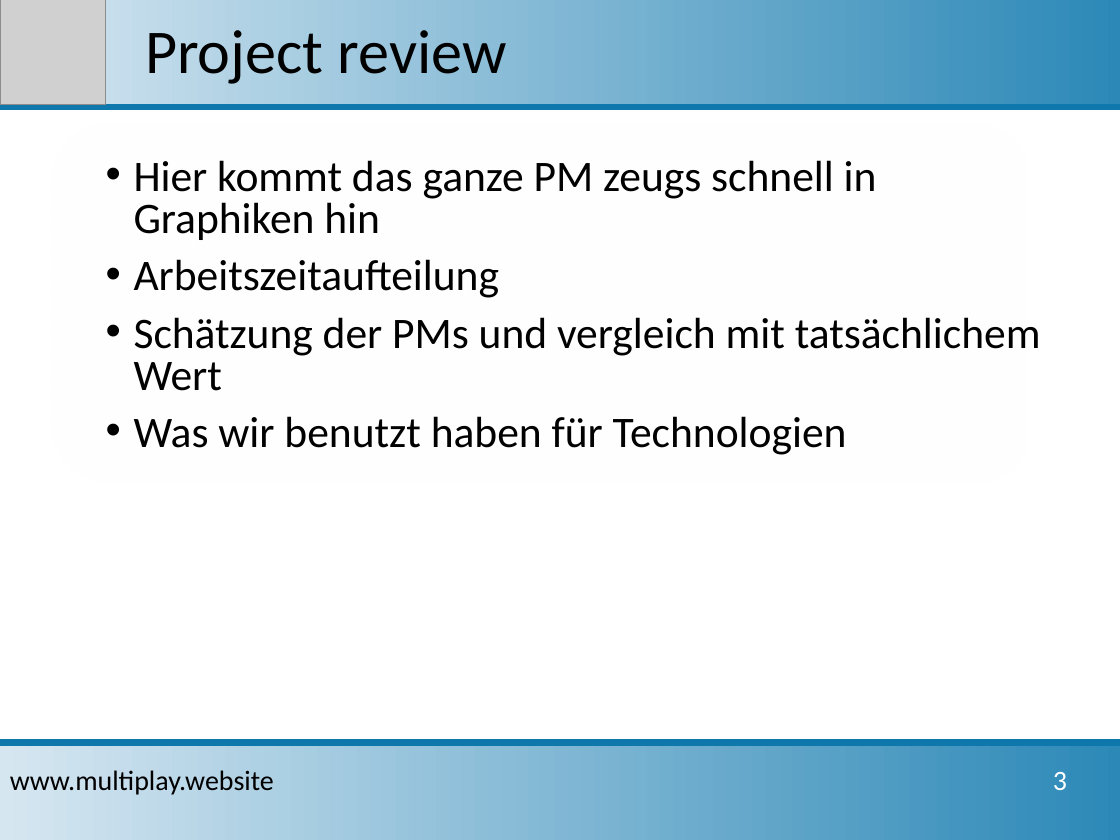
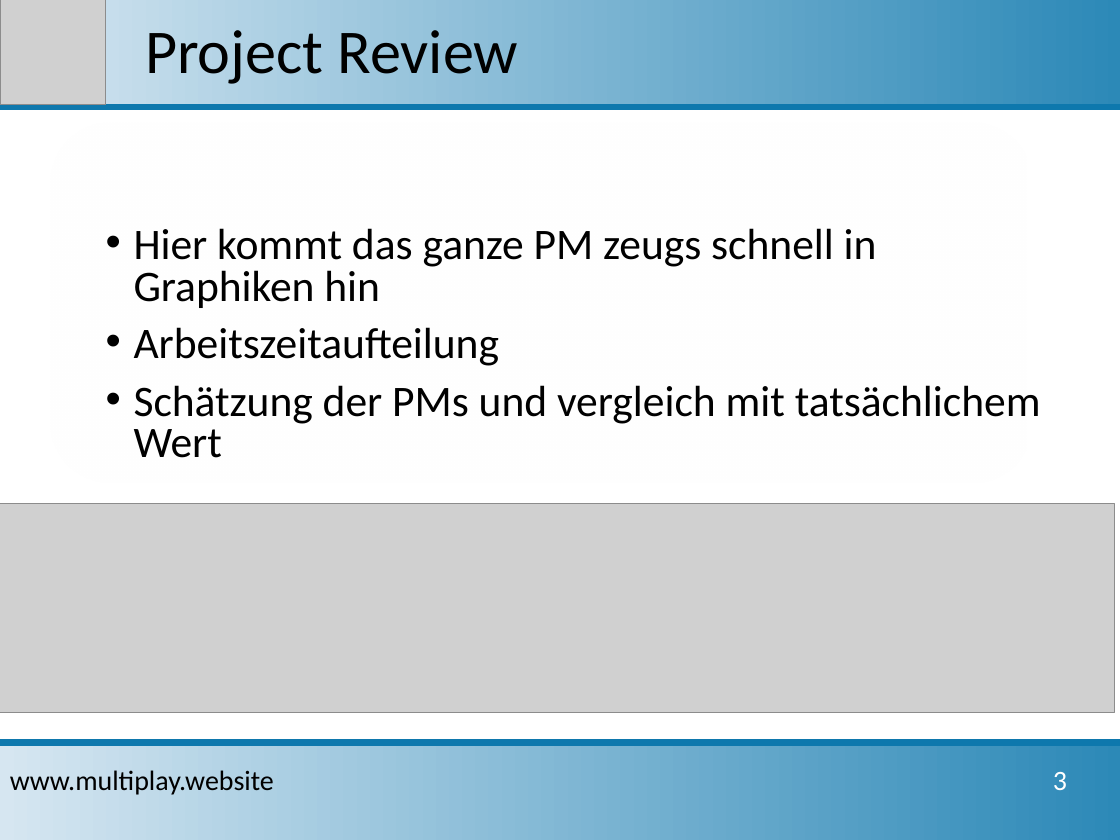
Before and after one commit to sbrinnich/MultiPlay, a slide deck: slide 5 of doc/Projektpraesentation_2017-01-23.pptx (slide 4 before the commit). Drawn at 1120x840 pixels with LibreOffice and Linux fonts; fonts in the diff are those of the drawing; grey boxes stand for pictures; background and template pictures are left out. Boxes give left, top, right and bottom in pixels: in the first picture for what was removed or moved away, otherwise in the second. Text is boxed around its words. In the diff, an @@ line names an element or a change of style, - is before the commit and + after.

```diff
--- a/doc/Projektpraesentation_2017-01-23.pptx
+++ b/doc/Projektpraesentation_2017-01-23.pptx
@@ title at (145,30,519,84): text changed @@
-Project review
+Project Review
@@ text at (134,416,847,455): paragraph removed @@
-• Was wir benutzt haben für Technologien
@@ picture added at (0,504,1114,712) @@
```
Also in this commit, not shown: 4 other slides changed, 1 slide added.
